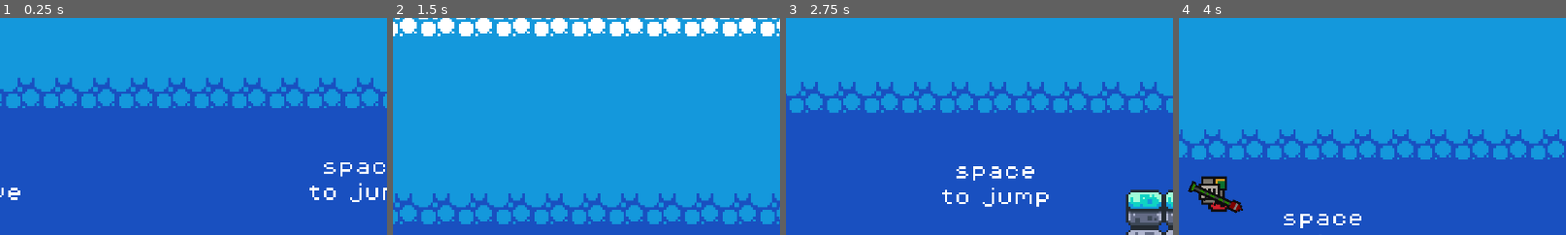
Above: before the commit, frames 1-4 (left to right).
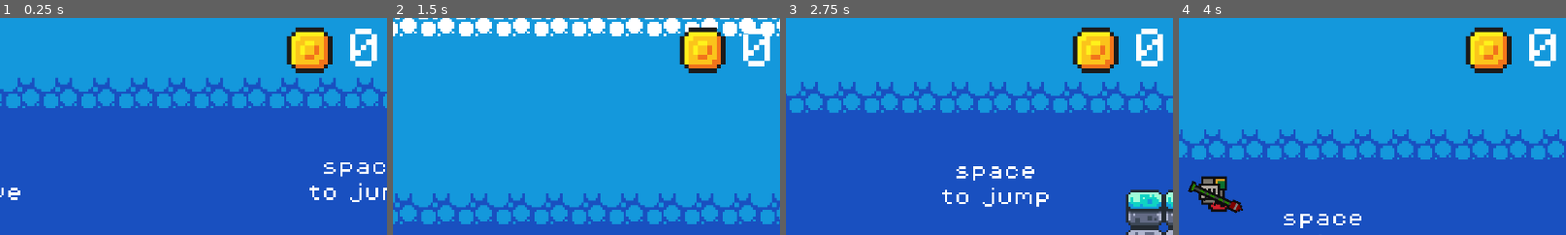
Above: after the commit, the same moments.

Repository: mini368/projektinisdarbas
Game: Godot game, scene res://scenes/level_2.tscn
Same seed, same stepped clock (60 frames per second), same inputs: the game is played once before the commit and once after it.
Inputs (mouse positions are % of the whole screen's width and height, from its top left):
- Up to frame 1 (0.25 s): no input
- Up to frame 2 (1.5 s): move the mouse to (44, 54) at 0.52 s; hold D (right) from 0.53 s (still down); click (44, 54) at 0.6 s; tap Space (jump) at 0.77 s; move the mouse to (30, 55) at 1.27 s; click (30, 55) at 1.35 s
- Up to frame 3 (2.75 s): tap Space (jump) at 1.52 s; move the mouse to (60, 28) at 2.02 s; release D (right) at 2.03 s; hold A (left) from 2.03 s (still down); click (60, 28) at 2.1 s
- Up to frame 4 (4 s): move the mouse to (45, 70) at 2.77 s; release A (left) at 2.78 s; hold D (right) from 2.78 s (still down); click (45, 70) at 2.85 s; tap Space (jump) at 3.02, 3.77 s; move the mouse to (80, 65) at 3.52 s; click (80, 65) at 3.6 s
The pictures show only the part of the screen within x 50-100%, y 0-50%; the shares and areas given below are measured in that part.

The runs differ from the first frame. In frame 1, 3.0% of the frame differs, in the area x 73-98%, y 4-26%; in frame 2, 3.0%; in frame 3, 3.0%; in frame 4, 3.0%.

Commit message:
coin counter, game manager and killzone fixes

Diff:
--- a/fun/scenes/game_manager.tscn
+++ b/fun/scenes/game_manager.tscn
@@ -1,7 +1,9 @@
-[gd_scene load_steps=3 format=3 uid="uid://cfkae2qeiww05"]
+[gd_scene load_steps=5 format=3 uid="uid://cfkae2qeiww05"]
 
 [ext_resource type="Script" uid="uid://dmqogoh5wnk15" path="res://scripts/game_manager.gd" id="1_hwd4i"]
+[ext_resource type="Texture2D" uid="uid://ce8npvmx31q11" path="res://assets/sprites/onecoin.png" id="3_eaq8r"]
 [ext_resource type="Texture2D" uid="uid://cwt3fpajbfxeh" path="res://assets/sprites/rocket.png" id="3_oo155"]
+[ext_resource type="FontFile" uid="uid://c0hsgfr16f88y" path="res://assets/fonts/PixelOperator8.ttf" id="4_ternb"]
 
 [node name="GameManager" type="Node"]
 script = ExtResource("1_hwd4i")
@@ -31,6 +33,29 @@
 texture = ExtResource("3_oo155")
 expand_mode = 3
 
+[node name="MarginContainer2" type="MarginContainer" parent="CanvasLayer"]
+anchors_preset = 1
+anchor_left = 1.0
+anchor_right = 1.0
+offset_left = -163.0
+offset_bottom = 96.0
+grow_horizontal = 0
+
+[node name="HBoxContainer" type="HBoxContainer" parent="CanvasLayer/MarginContainer2"]
+layout_mode = 2
+
+[node name="Coin" type="TextureRect" parent="CanvasLayer/MarginContainer2/HBoxContainer"]
+layout_mode = 2
+texture = ExtResource("3_eaq8r")
+expand_mode = 2
+
+[node name="Amount" type="Label" parent="CanvasLayer/MarginContainer2/HBoxContainer"]
+unique_name_in_owner = true
+layout_mode = 2
+theme_override_fonts/font = ExtResource("4_ternb")
+theme_override_font_sizes/font_size = 64
+text = "0"
+
 [node name="Timer" type="Timer" parent="."]
 wait_time = 2.5
 
--- a/fun/scripts/coin.gd
+++ b/fun/scripts/coin.gd
@@ -4,3 +4,4 @@
 
 func _on_body_entered(_body: Node2D) -> void:
 	pickup_anim.play("pickup")
+	game_manager.coin()
--- a/fun/scripts/game_manager.gd
+++ b/fun/scripts/game_manager.gd
@@ -2,8 +2,11 @@
 
 var inputs = 1
 var shots = 3
+var coins = 0
+var lastcoin = 0
 @onready var score_label: HBoxContainer = %Score_Label
 @onready var timer: Timer = $Timer
+@onready var amount: Label = %Amount
 
 func _on_timer_timeout() -> void:
 	if shots<3:
@@ -12,15 +15,28 @@
 		child.self_modulate=Color(1, 1, 1, 1)
 	if shots==3:
 		timer.stop()
-		print("stops")
+
+func resetpoint():
+	shots = 3
+	var child = score_label.get_children()
+	for x in 3:
+		child[x].self_modulate=Color(1, 1, 1, 1)
+	amount.text = str(lastcoin)
+	coins = lastcoin
 
 func removepoint():
 	if shots<3 and timer.is_stopped():
 		timer.start()
-		print("goes")
 	shots -= 1
 	var child = score_label.get_child(shots)
 	child.self_modulate=Color(0, 0, 0, 1)
 
+func coin():
+	coins += 1
+	amount.text = str(coins)
+
 func deadInputs():
 	inputs = -1
+
+func level_changed():
+	lastcoin = coins
--- a/fun/scripts/killzone.gd
+++ b/fun/scripts/killzone.gd
@@ -13,4 +13,4 @@
 	Engine.time_scale = 1
 	get_tree().reload_current_scene()
 	game_manager.inputs = 1
-	game_manager.addpoint()
+	game_manager.resetpoint()
--- a/fun/scripts/level_2.gd
+++ b/fun/scripts/level_2.gd
@@ -7,4 +7,4 @@
 func _on_timer_timeout() -> void:
 	if game_manager.inputs == 1:
 		get_tree().change_scene_to_file("res://scenes/level_3.tscn")
-		game_manager._on_ready()
+		game_manager.level_changed()
--- a/fun/scripts/level_3.gd
+++ b/fun/scripts/level_3.gd
@@ -5,5 +5,6 @@
 func _on_coin_2_body_entered(_body: Node2D) -> void:
 	timer.start()
 func _on_timer_timeout() -> void:
-	get_tree().change_scene_to_file("res://scenes/level_4.tscn")
-	game_manager._on_ready()
+	if game_manager.inputs == 1:
+		get_tree().change_scene_to_file("res://scenes/level_4.tscn")
+		game_manager.level_changed()
Binary file added: fun/assets/sprites/onecoin.png
Not shown, added: fun/assets/sprites/onecoin.png.import
